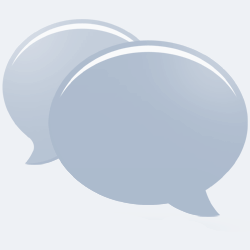
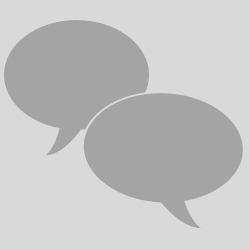
Layers edited between the first and the second 250 x 250 image:
added layer "Shape 2 copy" (60%) above "Layer 0" over <box>4,20,243,229</box>
hid "Layer 0" over <box>2,19,250,232</box>
hid "Layer 1", opacity 40% → 30%, painted on it over <box>0,0,250,250</box>
added layer "Layer 2" (15%) over <box>0,0,250,250</box>
